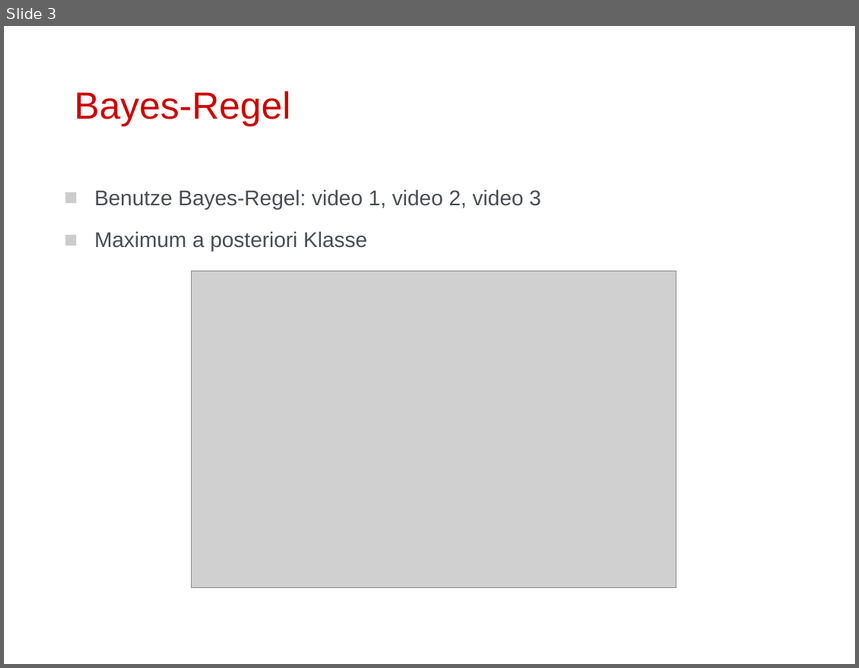
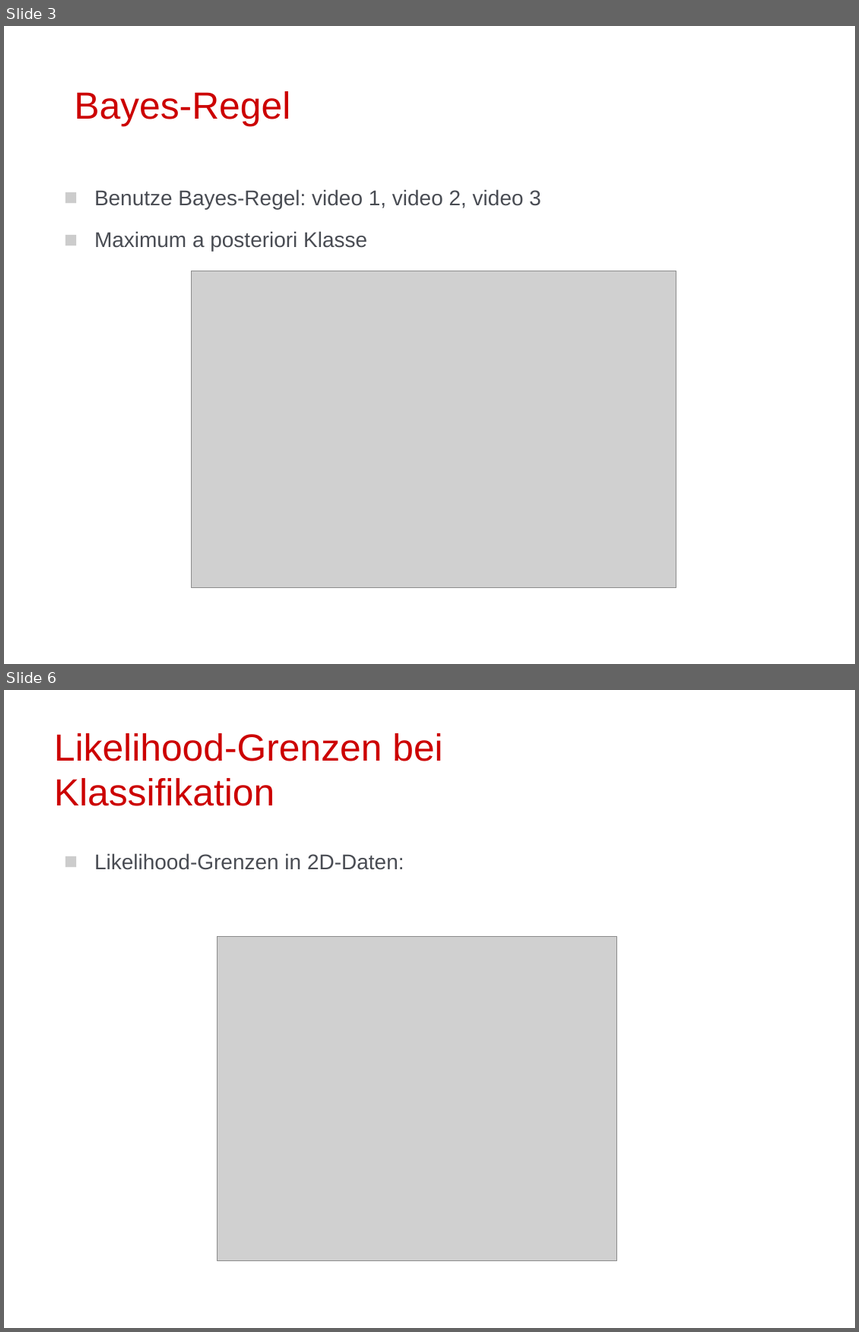
Before and after one commit to sipfli/cas_datenanalyse, a slide deck: PVA4/Folien/Textklassifikation_mit_Naive_Bayes.odp. Shown one above the other, each under a label of ours: slide 3 before the commit, slides 3 and 6 after it; the slides between them are not shown. The pictures are 859x668 and 859x1332 pixels, drawn with LibreOffice and Linux fonts; fonts in the diff are those of the drawing; grey boxes stand for pictures; background and template pictures are left out. Boxes give left, top, right and bottom in pixels: in the first picture for what was removed or moved away, otherwise in the second. Text is boxed around its words. In the diff, an @@ line names an element or a change of style, - is before the commit and + after.

```diff
--- a/PVA4/Folien/Textklassifikation_mit_Naive_Bayes.odp
+++ b/PVA4/Folien/Textklassifikation_mit_Naive_Bayes.odp
@@ slide 6 added at <box>4,690,855,1328</box>, background #FFFFFF @@
@@ title added at <box>54,733,443,806</box>, 32 pt, text #CC0000 @@
+Likelihood-Grenzen bei Klassifikation
@@ text added at <box>94,853,405,870</box>, 18 pt, text #494C53 @@
+◼ Likelihood-Grenzen in 2D-Daten:
@@ picture added at <box>218,937,617,1262</box> @@
```
Also in this commit, not shown: 1 slide changed, 2 other slides added, 4 other files.
